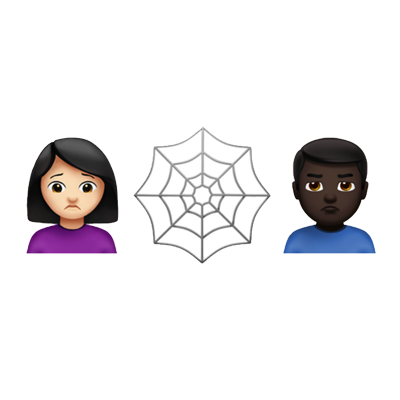
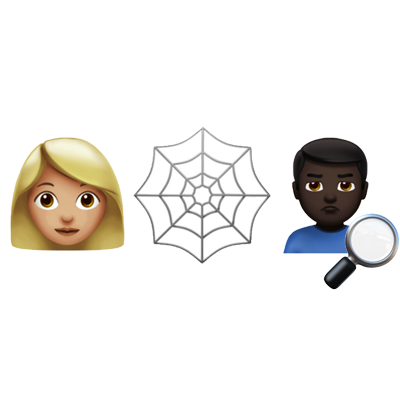
Before/after of a 400x400 layered artwork. What changed in the layer stack:
added layer "right-pointing-magnifying-glass" above "woman-medium-light-skin-tone" over [323, 213, 400, 290]
renamed "woman-frowning-light-skin-tone" to "woman-medium-light-skin-tone", painted on it over [10, 137, 125, 254]
